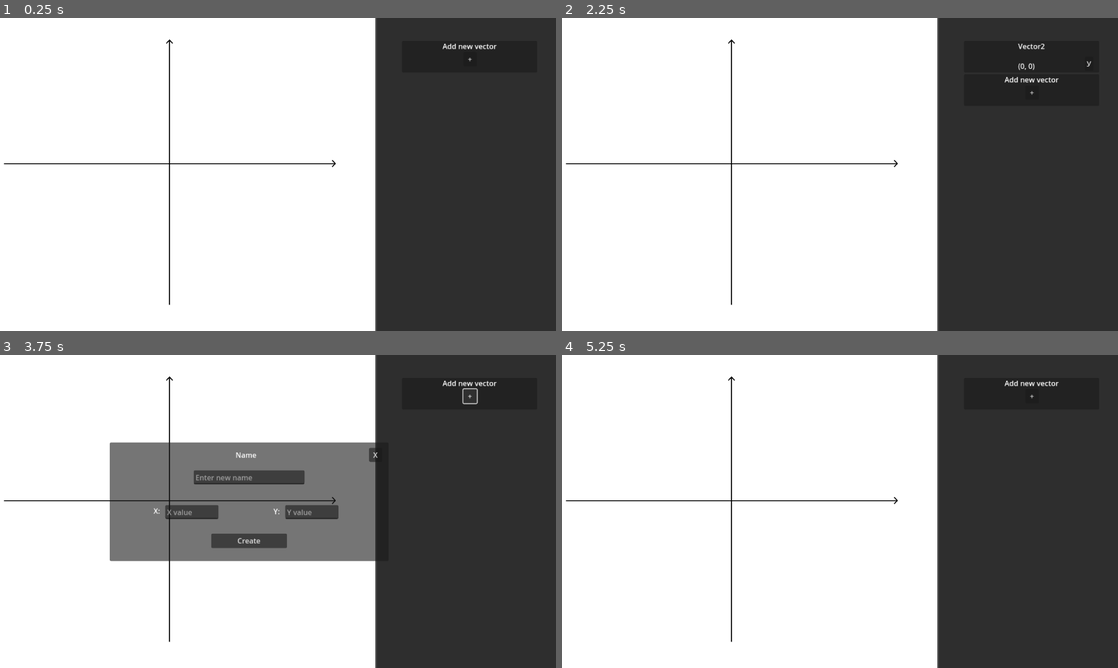
Above: before the commit, frames 1-4 (two rows, left to right).
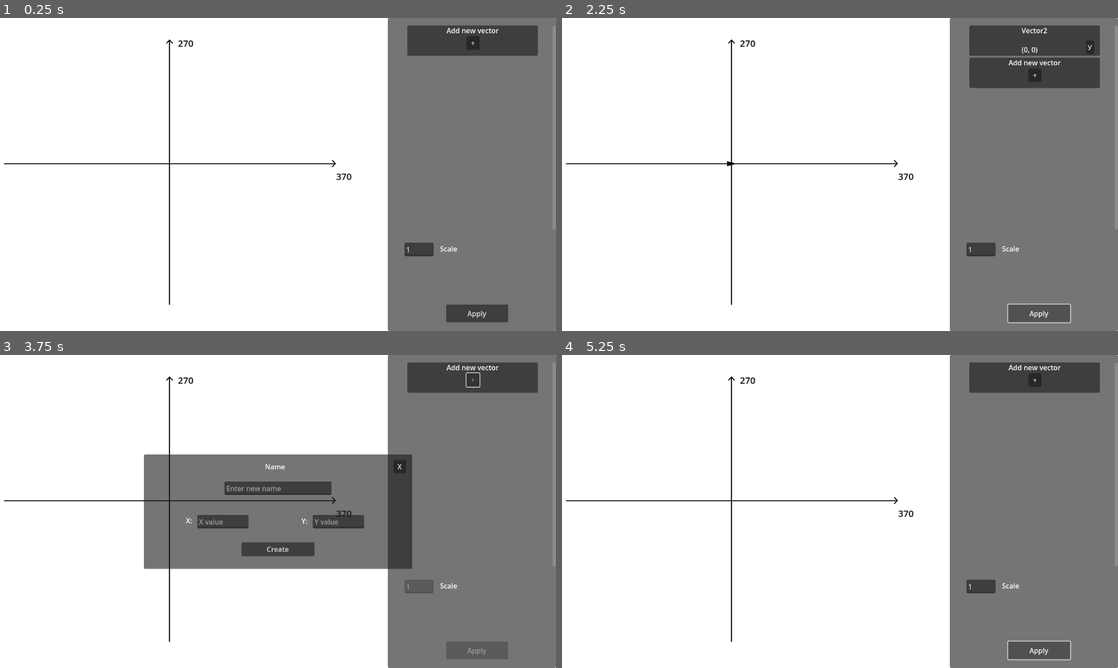
Above: after the commit, the same moments.

Repository: Abrakodabra545/GodotVectorsPlotter
Game: Godot game, scene res://MAINMain.tscn
The game is run twice, just before and just after one commit, with the same random seed, the same clock (stepped at 60 frames per second) and the same inputs.
Inputs (mouse positions are in pixels of both pictures, inside the frame that each line leads up to):
- Up to frame 1 (0.25 s): no input
- Up to frame 2 (2.25 s): click "+" at 0.5 s; click "Create" at 1.25 s; click (1040, 312) at 2 s, where only the run after the commit has a clickable "Apply"
- Up to frame 3 (3.75 s): click "У" at 2.75 s; click "+" at 3.5 s
- Up to frame 4 (5.25 s): click "Х" at 4.25 s; click (1040, 649) at 5 s, where only the run after the commit has a clickable "Apply"

The runs differ from the first frame. In frame 1, 31% of the frame differs, in the area x 32-100%, y 0-100%; in frame 2, 31%; in frame 3, 39%, in the area x 19-100%, y 0-100%; in frame 4, 31%.

Commit message:
Add files via upload

Diff:
--- a/TOEDiagram/MAINMain.gd
+++ b/TOEDiagram/MAINMain.gd
@@ -5,12 +5,22 @@
 var listOfVectorsPosition = []
 var listofVectorsObject = []
 
-@onready var UIListOfVectors = $Camera2D/UI/Panel/ScrollContainer/VBoxContainer
+@onready var UIListOfVectors = $UI/Control/Panel/ScrollContainer/VBoxContainer
 @onready var vectorPanel = load("res://vector_panel.tscn")
-@onready var addMeny = $Camera2D/UI/AddMenu
+@onready var addMeny = $UI/Control/AddMenu
 @onready var buildingPlane = $BuildingPlane
+@onready var xMaxLabel = $xMaxLabel
+@onready var yMaxLabel = $yMaxLabel
+@onready var UI = $UI
+
+
+var scaleOfVector = 1
+var defaultXMax = 370
+var defaultYMax = 270
+var numbersAfterDotInMaxCoords = 0.001
 
 func _ready():
+	refreshMaxCoord(scaleOfVector)
 	refreshListOfVectors()
 
 
@@ -29,26 +39,27 @@
 		vectorToAdd.deleteVectorPressed.connect(deleteVector.bind())
 		vectorToAdd.set_vector_id(currentVector)
 		UIListOfVectors.add_child(vectorToAdd)
-		buildingPlane.build_vector(listOfVectorsPosition[currentVector], currentVector)
+		buildingPlane.build_vector(listOfVectorsPosition[currentVector] * scaleOfVector, currentVector)
 
 	var vectorToAdd = vectorPanel.instantiate()
 	vectorToAdd.set_panel_to_addview()
 	vectorToAdd.addVectorPressed.connect(_on_add_new_vector_button_up.bind())
 	UIListOfVectors.add_child(vectorToAdd)
 
+func refreshMaxCoord(currentScale):
+	xMaxLabel.set_text(str(snapped((defaultXMax / currentScale), numbersAfterDotInMaxCoords)))
+	yMaxLabel.set_text(str(snapped((defaultYMax / currentScale), numbersAfterDotInMaxCoords)))
+
 func _on_add_new_vector_button_up():
 	addMeny.show()
+	UI.toggle_UI(false)
+
 
 func deleteVector(id):
 	listOfVectorsName.remove_at(id)
 	listOfVectorsPosition.remove_at(id)
 
 	refreshListOfVectors()
-
-func _on_add_menu_create_button_pressed():
-	addMeny.hide()
-	add_new_vector()
-	addMeny.refreshInputFields()
 
 func add_new_vector():
 	var nameOfVectorToAdd = [""]
@@ -61,7 +72,20 @@
 	listOfVectorsPosition += coordOfVectorToAdd
 	refreshListOfVectors()
 
+func _on_ui_on_create_button_pressed():
+	addMeny.hide()
+	add_new_vector()
+	UI.toggle_UI(true)
+	addMeny.refreshInputFields()
 
-func _on_add_menu_exit_button_pressed():
+
+func _on_ui_on_exit_button_pressed():
 	addMeny.hide()
 	addMeny.refreshInputFields()
+	UI.toggle_UI(true)
+
+
+func _on_ui_on_apply_button_pressed(newScale):
+	scaleOfVector = newScale
+	refreshMaxCoord(newScale)
+	refreshListOfVectors()
--- a/TOEDiagram/MAINMain.tscn
+++ b/TOEDiagram/MAINMain.tscn
@@ -1,9 +1,10 @@
-[gd_scene load_steps=5 format=3 uid="uid://bpdfg7dpoprh"]
+[gd_scene load_steps=6 format=3 uid="uid://bpdfg7dpoprh"]
 
 [ext_resource type="Texture2D" uid="uid://kx0f82r8sjca" path="res://KoordSystem.png" id="1_4cqm0"]
 [ext_resource type="Script" path="res://MAINMain.gd" id="1_a0v0q"]
-[ext_resource type="PackedScene" uid="uid://cm4b36u6cvobq" path="res://AddNewVectorMenu.tscn" id="3_tdqqg"]
 [ext_resource type="PackedScene" uid="uid://dy4qtqe5yg1tw" path="res://building_plane.tscn" id="4_cdt31"]
+[ext_resource type="PackedScene" uid="uid://y5bk0a4sv5kn" path="res://UIScene.tscn" id="4_qp38g"]
+[ext_resource type="LabelSettings" uid="uid://dtwvgpv4kkl7s" path="res://new_label_settings.tres" id="5_6f27i"]
 
 [node name="Main" type="Node2D"]
 script = ExtResource("1_a0v0q")
@@ -26,61 +27,24 @@
 position = Vector2(618, 345)
 zoom = Vector2(1.038, 1.038)
 
-[node name="UI" type="Control" parent="Camera2D"]
-layout_mode = 3
-anchors_preset = 15
-anchor_right = 1.0
-anchor_bottom = 1.0
-offset_left = -618.0
-offset_top = -345.0
-offset_right = -618.0
-offset_bottom = -345.0
-grow_horizontal = 2
-grow_vertical = 2
-metadata/_edit_use_anchors_ = true
+[node name="UI" parent="." instance=ExtResource("4_qp38g")]
 
-[node name="Panel" type="Panel" parent="Camera2D/UI"]
-layout_mode = 1
-anchors_preset = 6
-anchor_left = 1.0
-anchor_top = 0.5
-anchor_right = 1.0
-anchor_bottom = 0.5
-offset_left = 837.0
-offset_top = -4.0
-offset_right = 1247.0
-offset_bottom = 704.0
-grow_horizontal = 0
-grow_vertical = 2
+[node name="xMaxLabel" type="Label" parent="."]
+offset_left = 747.0
+offset_top = 335.0
+offset_right = 787.0
+offset_bottom = 358.0
+text = "360"
+label_settings = ExtResource("5_6f27i")
 
-[node name="ScrollContainer" type="ScrollContainer" parent="Camera2D/UI/Panel"]
-custom_minimum_size = Vector2(250, 100)
-layout_mode = 1
-anchors_preset = 6
-anchor_left = 1.0
-anchor_top = 0.5
-anchor_right = 1.0
-anchor_bottom = 0.5
-offset_left = -354.0
-offset_top = -301.0
-offset_bottom = 301.0
-grow_horizontal = 0
-grow_vertical = 2
-vertical_scroll_mode = 2
+[node name="yMaxLabel" type="Label" parent="."]
+offset_left = 396.0
+offset_top = 40.0
+offset_right = 436.0
+offset_bottom = 71.0
+text = "260"
+label_settings = ExtResource("5_6f27i")
 
-[node name="VBoxContainer" type="VBoxContainer" parent="Camera2D/UI/Panel/ScrollContainer"]
-custom_minimum_size = Vector2(100, 50)
-layout_direction = 1
-layout_mode = 2
-size_flags_horizontal = 4
-
-[node name="AddMenu" parent="Camera2D/UI" instance=ExtResource("3_tdqqg")]
-visible = false
-layout_mode = 0
-offset_left = 245.0
-offset_top = 192.0
-offset_right = 863.0
-offset_bottom = 455.0
-
-[connection signal="createButtonPressed" from="Camera2D/UI/AddMenu" to="." method="_on_add_menu_create_button_pressed"]
-[connection signal="exitButtonPressed" from="Camera2D/UI/AddMenu" to="." method="_on_add_menu_exit_button_pressed"]
+[connection signal="onApplyButtonPressed" from="UI" to="." method="_on_ui_on_apply_button_pressed"]
+[connection signal="onCreateButtonPressed" from="UI" to="." method="_on_ui_on_create_button_pressed"]
+[connection signal="onExitButtonPressed" from="UI" to="." method="_on_ui_on_exit_button_pressed"]
--- /dev/null
+++ b/TOEDiagram/UIScene.gd
@@ -0,0 +1,35 @@
+extends CanvasLayer
+
+
+signal onCreateButtonPressed
+signal onExitButtonPressed
+signal onApplyButtonPressed
+
+@onready var applyButton = $Control/ApplyButton
+@onready var scaleEnter = $Control/ScaleEnter
+@onready var listOfVector = $Control/Panel/ScrollContainer/VBoxContainer
+
+
+
+var newScale = 1
+
+func toggle_UI(state):
+	applyButton.disabled = !state
+	scaleEnter.editable = state
+	for vectorPanel in listOfVector.get_children():
+		vectorPanel.toggle_panel(state)
+
+func _on_add_menu_create_button_pressed():
+	onCreateButtonPressed.emit()
+
+
+func _on_add_menu_exit_button_pressed():
+	onExitButtonPressed.emit()
+
+
+func _on_apply_button_button_up():
+	onApplyButtonPressed.emit(newScale)
+
+
+func _on_scale_enter_text_changed(new_text):
+	newScale = float(new_text)
--- /dev/null
+++ b/TOEDiagram/UIScene.tscn
@@ -0,0 +1,111 @@
+[gd_scene load_steps=3 format=3 uid="uid://y5bk0a4sv5kn"]
+
+[ext_resource type="Script" path="res://UIScene.gd" id="1_1t8d1"]
+[ext_resource type="PackedScene" uid="uid://cm4b36u6cvobq" path="res://AddNewVectorMenu.tscn" id="1_ff0ph"]
+
+[node name="UIScene" type="CanvasLayer"]
+script = ExtResource("1_1t8d1")
+
+[node name="Control" type="Control" parent="."]
+layout_mode = 3
+anchors_preset = 15
+anchor_right = 1.0
+anchor_bottom = 1.0
+grow_horizontal = 2
+grow_vertical = 2
+
+[node name="Panel" type="Panel" parent="Control"]
+layout_mode = 1
+anchors_preset = 11
+anchor_left = 1.0
+anchor_right = 1.0
+anchor_bottom = 1.0
+offset_left = -387.0
+grow_horizontal = 0
+grow_vertical = 2
+
+[node name="ScrollContainer" type="ScrollContainer" parent="Control/Panel"]
+custom_minimum_size = Vector2(250, 100)
+layout_mode = 1
+anchors_preset = 11
+anchor_left = 1.0
+anchor_right = 1.0
+anchor_bottom = 1.0
+offset_left = -342.0
+offset_top = 17.0
+offset_bottom = -233.0
+grow_horizontal = 0
+grow_vertical = 2
+vertical_scroll_mode = 2
+
+[node name="VBoxContainer" type="VBoxContainer" parent="Control/Panel/ScrollContainer"]
+custom_minimum_size = Vector2(100, 50)
+layout_direction = 1
+layout_mode = 2
+size_flags_horizontal = 4
+
+[node name="AddMenu" parent="Control" instance=ExtResource("1_ff0ph")]
+visible = false
+layout_mode = 1
+anchors_preset = 8
+anchor_left = 0.5
+anchor_top = 0.5
+anchor_right = 0.5
+anchor_bottom = 0.5
+offset_left = -309.0
+offset_top = -131.5
+offset_right = 309.0
+offset_bottom = 131.5
+grow_horizontal = 2
+grow_vertical = 2
+
+[node name="ScaleEnter" type="LineEdit" parent="Control"]
+layout_mode = 1
+anchors_preset = 3
+anchor_left = 1.0
+anchor_top = 1.0
+anchor_right = 1.0
+anchor_bottom = 1.0
+offset_left = -349.0
+offset_top = -203.0
+offset_right = -281.938
+offset_bottom = -172.0
+grow_horizontal = 0
+grow_vertical = 0
+text = "1"
+
+[node name="ScaleLabel" type="Label" parent="Control"]
+layout_mode = 1
+anchors_preset = 3
+anchor_left = 1.0
+anchor_top = 1.0
+anchor_right = 1.0
+anchor_bottom = 1.0
+offset_left = -267.0
+offset_top = -201.0
+offset_right = -227.0
+offset_bottom = -175.0
+grow_horizontal = 0
+grow_vertical = 0
+text = "Scale
+"
+
+[node name="ApplyButton" type="Button" parent="Control"]
+layout_mode = 1
+anchors_preset = 3
+anchor_left = 1.0
+anchor_top = 1.0
+anchor_right = 1.0
+anchor_bottom = 1.0
+offset_left = -253.0
+offset_top = -61.0
+offset_right = -110.0
+offset_bottom = -20.0
+grow_horizontal = 0
+grow_vertical = 0
+text = "Apply"
+
+[connection signal="createButtonPressed" from="Control/AddMenu" to="." method="_on_add_menu_create_button_pressed"]
+[connection signal="exitButtonPressed" from="Control/AddMenu" to="." method="_on_add_menu_exit_button_pressed"]
+[connection signal="text_changed" from="Control/ScaleEnter" to="." method="_on_scale_enter_text_changed"]
+[connection signal="button_up" from="Control/ApplyButton" to="." method="_on_apply_button_button_up"]
--- a/TOEDiagram/VectorPanel.gd
+++ b/TOEDiagram/VectorPanel.gd
@@ -7,11 +7,13 @@
 var vectorCoord = Vector2(0.0, 0.0)
 var vectorId = 0
 var addView = false
+var isPanelDisabled = false
 
 @onready var nameLabel = $nameLabel
 @onready var coordLabel = $coordLabel
 @onready var addButton = $Button
 @onready var deleteButton = $DeleteButton
+
 func _ready():
 	if addView:
 		coordLabel.hide()
@@ -24,6 +26,11 @@
 			coordLabel.set_text(str(vectorCoord * Vector2(1, -1)))
 
 
+func toggle_panel(state):
+	addButton.disabled = !state
+	deleteButton.disabled = !state
+func get_state():
+	return isPanelDisabled
 
 func set_panel_to_addview():
 	addView = true
--- a/TOEDiagram/VectorScript.gd
+++ b/TOEDiagram/VectorScript.gd
@@ -2,10 +2,19 @@
 
 var vectorCoord = Vector2(0, 0)
 var vectorWidth = 2.0
+var arrowScale = 0.025
+@onready var arrow = load("res://arrow.tscn")
 
 func _ready():
 	queue_redraw()
 	add_to_group("vectors")
+	var arrowPictureToAdd = arrow.instantiate()
+	arrowPictureToAdd.position = vectorCoord
+	arrowPictureToAdd.rotation = vectorCoord.angle() + PI/2
+	arrowPictureToAdd.scale = Vector2(1, 1) * arrowScale
+	print(vectorCoord.length()/100)
+	add_child(arrowPictureToAdd)
+
 
 func delete_this_vector():
 	queue_free()
--- /dev/null
+++ b/TOEDiagram/arrow.tscn
@@ -0,0 +1,8 @@
+[gd_scene load_steps=2 format=3 uid="uid://buiccevnp5x5q"]
+
+[ext_resource type="Texture2D" uid="uid://dd6cv0pya4d80" path="res://Arrow.png" id="1_65ug6"]
+
+[node name="Sprite2D" type="Sprite2D"]
+rotation = 1.5708
+scale = Vector2(0.05, 0.05)
+texture = ExtResource("1_65ug6")
--- /dev/null
+++ b/TOEDiagram/new_label_settings.tres
@@ -0,0 +1,5 @@
+[gd_resource type="LabelSettings" format=3 uid="uid://dtwvgpv4kkl7s"]
+
+[resource]
+font_size = 20
+font_color = Color(0, 0, 0, 1)
--- a/TOEDiagram/project.godot
+++ b/TOEDiagram/project.godot
@@ -25,3 +25,4 @@
 
 renderer/rendering_method="gl_compatibility"
 renderer/rendering_method.mobile="gl_compatibility"
+environment/defaults/default_clear_color=Color(1, 1, 1, 1)
Binary file added: TOEDiagram/Arrow.png
Not shown, added: TOEDiagram/Arrow.png.import
Not shown, added: TOEDiagram/export_presets.cfg
